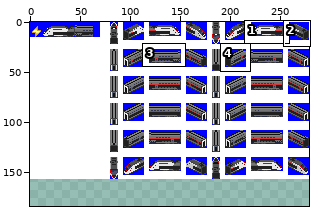
Two versions of one sprite sheet, src_European/locomotive/TGV/TGV_Duplex/TGV_Duplex_Lyair.png. The first picture is a wide view before the edit; the outline marks the close-up.
Close-up. Before:
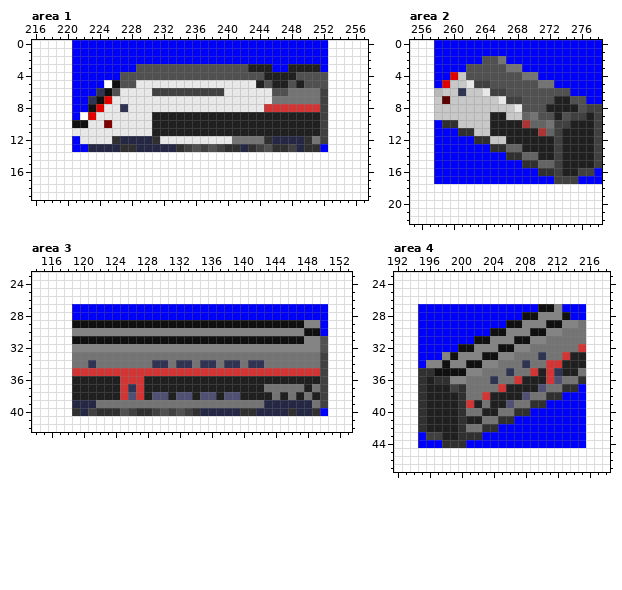
The file is 279x157 pixels. Colours within 5 levels of each other are drawn and written as one. Shown: area 1: x 216..257, y 0..19; area 2: x 255..278, y 0..22; area 3: x 114..153, y 23..42; area 4: x 192..218, y 23..47. The old version is drawn lined up with the new one, on the new canvas. The commit also changed other parts of the picture, which this record leaves out.
After the commit:
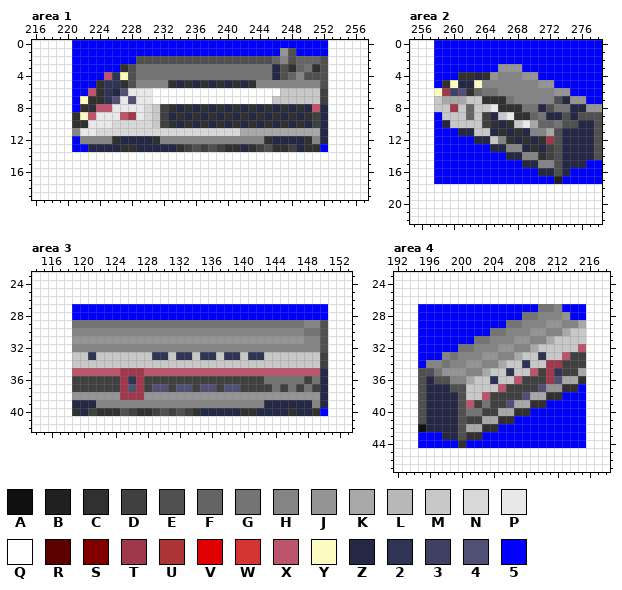
Palette (. is transparent): A #101010  B #202020  C #303030  D #404040  E #505050  F #646464  G #747474  H #848484  J #949494  K #a8a8a8  L #b8b8b8  M #c8c8c8  N #d8d8d8  P #e8e8e8  Q #ffffff  R #5c0000  S #800000  T #a0384c  U #ac3434  V #e00000  W #d43434  X #bc546c  Y #fcfcc0  Z #242844  2 #303454  3 #404064  4 #505074  5 #0000ff
The exact change:
canvas 279x157 -> 279x184
Changed rows in their new state; - is an unchanged pixel.
Area 1:
first column x 221:
 1 --------------------------JE----
 2 --------EEEEEEEEEEEEEEEEEFHEFFFE
 3 ------CEGGGGGGGGGGGGGGGGGZECFGCE
 4 ----X2Y-GGGGGGGGGGGGGGGGGZEFH---
 5 ---C22C-HHHHCZCZCZCZCZCHHHHHHHH-
 6 --XC2Z4---QQQQQQQQQQQQQQQQMMMMM-
 7 -YCC24-4--QQQQQQQQQQQQQQQMMMMMM-
 8 -CCXX-P--NMDCZCZCZCZCZCZCZCZCZXZ
 9 CYX---XT-NMDZCZCZCZCZCZCZCZCZCDZ
10 CC--PNNNNNMDCZCZCZCZCZCZCZCZCZDZ
11 H--NNNNNNNNNNNNNNNNNNKKKKKKKKKKZ
12 -HHHH------HHHHHHHHHHHHH------HZ
Area 2:
first column x 258:
 2 ------555------------
 3 ----5555JJJ----------
 4 --5CCZCJHHHJJ--------
 5 -CYZZYHHHHHHHJJ------
 6 YT34CFGGHHHHHHHJJ----
 7 -KKK--CCCGHHHHHEZJJ--
 8 --T-F--PCCCGGZEGGZZJJ
 9 5---F-DZMPCCFGZZ-ZEEE
10 -ZM---DCZCMPK-FGEEZZE
11 ---ZZ--ZCZCZHHKEZZZZE
12 -----ZZ-HCZCZCTEZZZZE
13 -------ZZHHZCZDEZZZZE
14 ---------ZZHHCDEZZZZE
15 -----------ZZHHEZZZ55
16 -------------ZZEZ555-
17 ---------------B55---
Area 3:
first column x 119:
29 GGGGGGGGGGGGGGGGGGGGGGGGGGGGG--E
30 -----------------------------GGE
31 JJJJJJJJJJJJJJJJJJJJJJJJJJJJJ---
33 MM2MMMMMMM22M22M22M22M22MMMMMMM-
34 MMMMMMMMMMMMMMMMMMMMMMMMMMMMMMM-
35 XXXXXXTTTXXXXXXXXXXXXXXXXXXXXXXZ
36 DDDDDDT2TDDDDDDDDDDDDDDDGGGGGDGZ
37 DDDDDDT4TD44D44D44D44DDDD-D-DGDZ
38 JJJJJJTTTJJJJJJJJJJJJJJJJJJJJJJZ
39 ---HHHHHHHHHHHHHHHHHHHHH------HZ
Area 4:
first column x 195:
27 ---------------GG----
28 -------------GG---J--
29 -----------GG---JJ--K
30 ---------GG---JJ--KMM
31 -------GG---JJ--KMMMM
32 -----GG---JJ--KMMMMMX
33 ----G---JJ--KMM-MMXDD
34 ---G--JJ--KMM-MMTTDDD
35 EEGJJJ--KMM-MMXDT-DDK
36 EZEE--KMM-MMXDDDT-KK-
37 EZZZEEMMMMXDDDD-JJ---
38 EZZZZEMMXDDDD-KK-----
39 EZZZZEXD-DD-KK-------
40 EZZZZE--DDKK---------
41 EZZZZEDDKK-----------
42 AZZZZEKK-------------
43 -55ZZE---------------
44 ---55----------------
Where, in picture pixels (left, top, right, bottom), the same in both close-ups:
changed: (72, 48, 328, 144)
changed: (434, 56, 602, 184)
changed: (72, 320, 328, 408)
changed: (418, 304, 586, 448)
